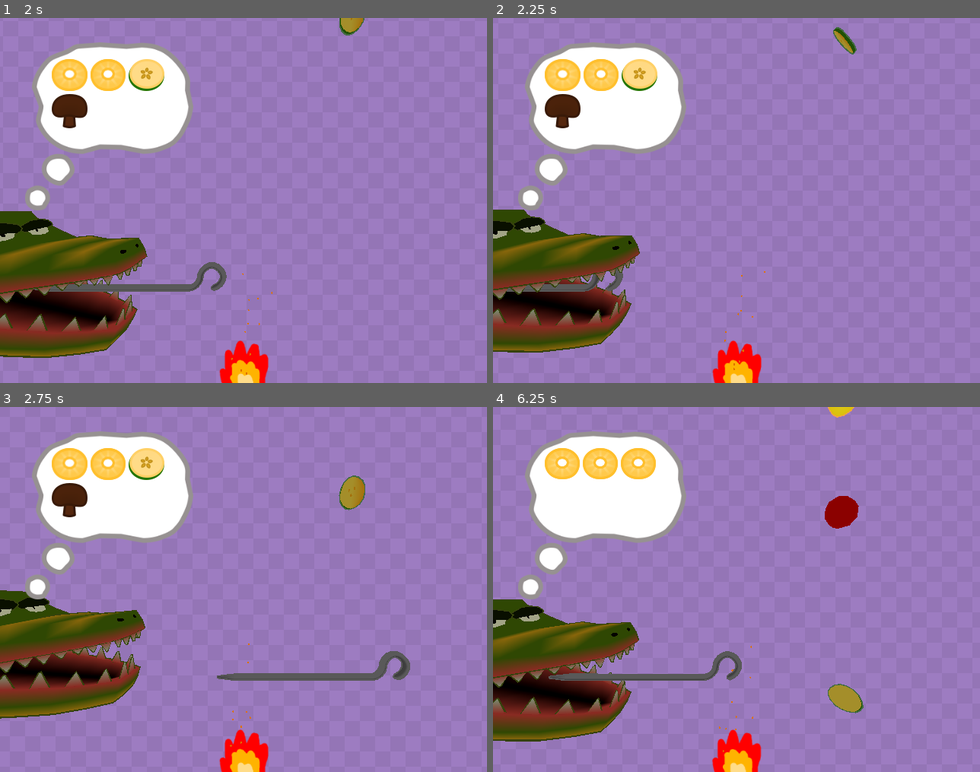
Above: before the commit, frames 1-4 (two rows, left to right).
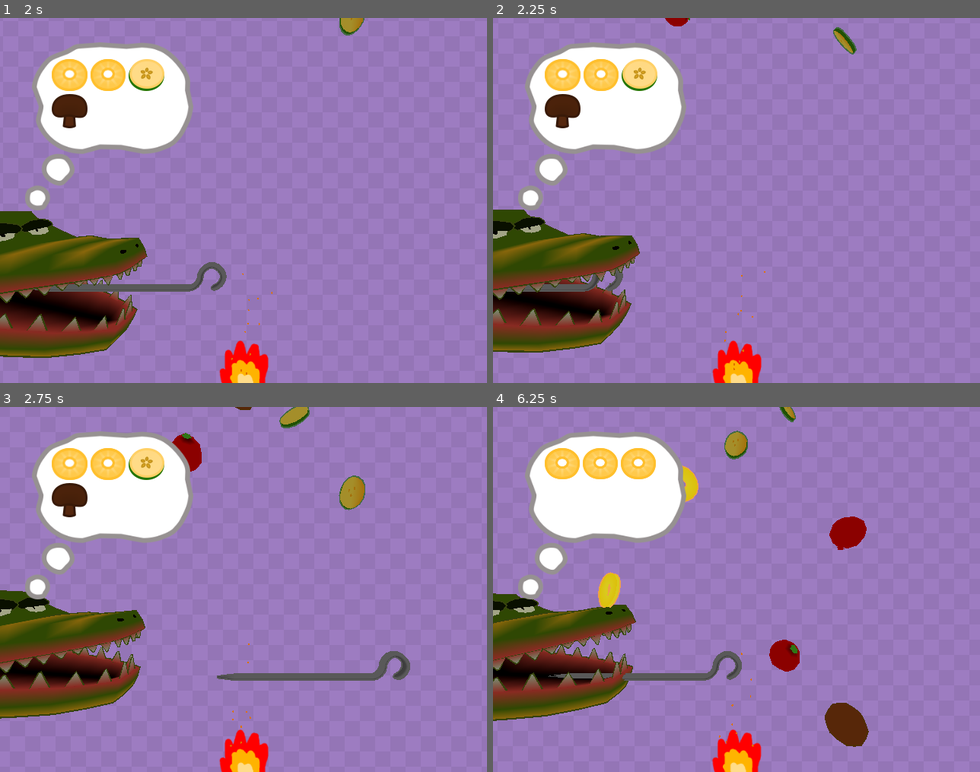
Above: after the commit, the same moments.

Repository: MartinLeGrand/AGES2026GameJam
Game: Godot game, scene res://Project/Maps/GameScene.tscn
Same seed, same stepped clock (60 frames per second), same inputs: the game is played once before the commit and once after it. The engine's default icon, where the game draws it, is replaced by a stand-in: a white triangle on a blue panel in a dark square.
Inputs:
- Up to frame 1 (2 s): hold Right (ui_right) 0.53-1.28 s; tap Space (chomp) at 0.6, 1.35 s; hold Left (ui_left) from 1.28 s (still down)
- Up to frame 2 (2.25 s): release Left (ui_left) at 2.03 s; hold Right (ui_right) from 2.03 s (still down); tap Space (chomp) at 2.1 s
- Up to frame 3 (2.75 s): keep holding Right (ui_right)
- Up to frame 4 (6.25 s): tap Space (chomp) every 0.75 s from 2.85 to 5.85 s; release Right (ui_right) at 3.53 s; hold Left (ui_left) 3.53-5.78 s; hold Right (ui_right) from 5.78 s (still down)

Frame 1 is identical in both runs. In frame 2, less than 0.1% of the frame differs, in the area x 35-41%, y 0-3%; in frame 3, 0.6%; in frame 4, 13%, in the area x 0-78%, y 0-100%.

Commit message:
Spawner non-buggy spawn-rate increased
It was buggy was spawning fast, not anymore!

Diff:
--- a/Project/GameObjects/Spawner/Spawner.tscn
+++ b/Project/GameObjects/Spawner/Spawner.tscn
@@ -9,6 +9,7 @@
 
 [node name="Spawner" type="Node3D" unique_id=1467685239]
 script = ExtResource("1_p0dqy")
+spawn_time = 0.3
 obj_to_spawn = Array[PackedScene]([ExtResource("2_pi4o5"), ExtResource("3_fq86e"), ExtResource("4_5327y"), ExtResource("5_0l4ot")])
 
 [node name="SpawnPoints" type="Node3D" parent="." unique_id=1330467995]
--- a/Project/GameObjects/Spawner/spawner.gd
+++ b/Project/GameObjects/Spawner/spawner.gd
@@ -14,6 +14,8 @@
 @onready var spawn_points: Node3D = $SpawnPoints
 @onready var spawn_timer: Timer = $SpawnTimer
 
+var last_spawn: Node3D = null
+var last_last_spawn: Node3D = null
 var spawn_points_list: Array[Node3D] = []
 
 # Called when the node enters the scene tree for the first time.
@@ -24,18 +26,18 @@
 			spawn_points_list.append(point)
 
 
-# Called every frame. 'delta' is the elapsed time since the previous frame.
-func _process(delta: float) -> void:
-	pass
-
 
 func spawn_object() -> void:
 	var obj := obj_to_spawn.pick_random().instantiate() as Node3D
 	if obj:
 		add_child(obj)
-		var spawn_pos: Vector3 = spawn_points_list.pick_random().global_position
+		var spawn_node: Node3D = spawn_points_list.pick_random()
+		while spawn_node == last_spawn or spawn_node == last_last_spawn:
+			spawn_node = spawn_points_list.pick_random()
+		last_last_spawn = last_spawn
+		last_spawn = spawn_node
+		var spawn_pos: Vector3 = spawn_node.global_position
 		obj.global_position = spawn_pos
-
 
 
 func _on_spawn_timer_timeout() -> void:
